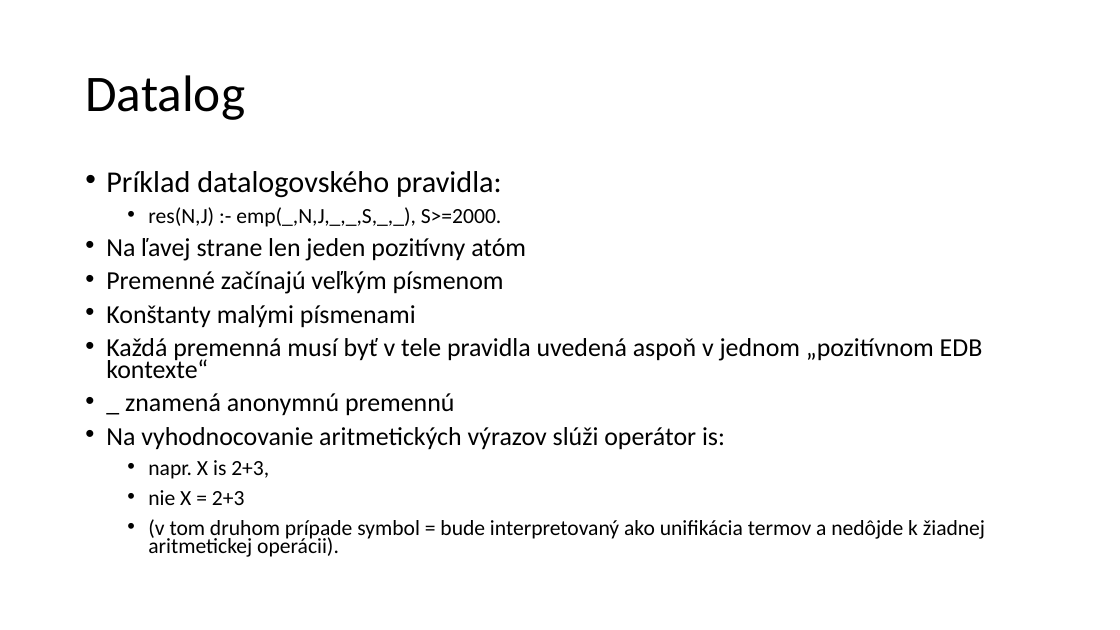
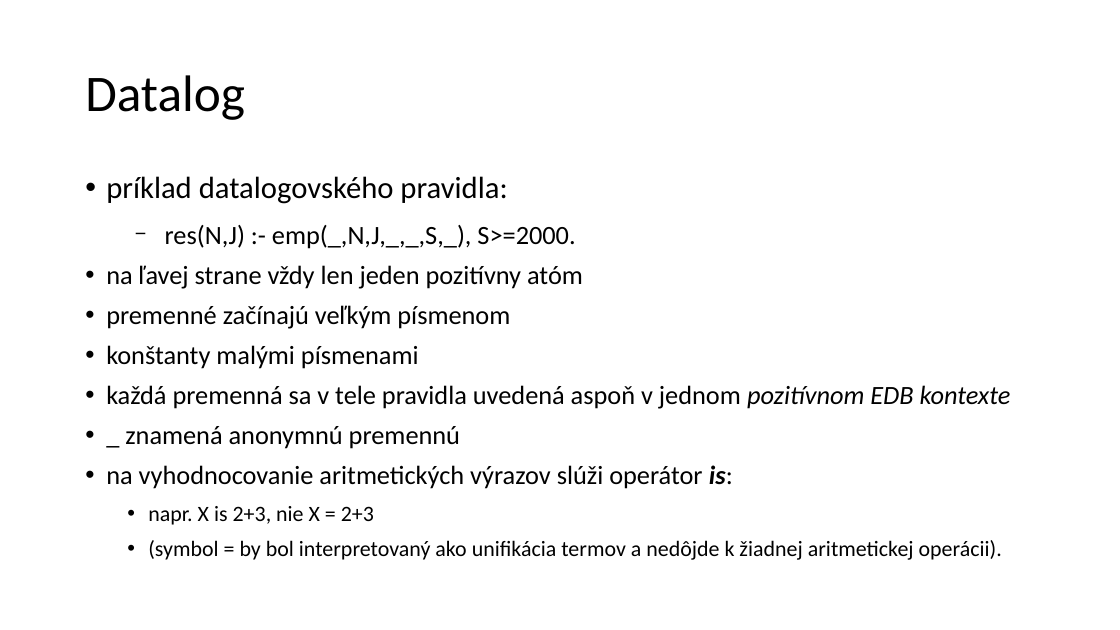
Before and after one commit to janmazak/db_praktikum, a slide deck: slide 3 of materialy/02/datalog.pptx (slide 5 before the commit). Drawn at 1120x630 pixels with LibreOffice and Linux fonts; fonts in the diff are those of the drawing. Boxes give left, top, right and bottom in pixels: in the first picture for what was removed or moved away, otherwise in the second. Text is boxed around its words. In the diff, an @@ line names an element or a change of style, - is before the commit and + after.

```diff
--- a/materialy/02/datalog.pptx
+++ b/materialy/02/datalog.pptx
@@ text at [106,176,1011,409]: text changed; size 22.2 to 22.6 pt @@
-• Príklad datalogovského pravidla:
-    • res(N,J) :- emp(_,N,J,_,_,S,_,_), S>=2000.
-  • Na ľavej strane len jeden pozitívny atóm
-  • Premenné začínajú veľkým písmenom
-  • Konštanty malými písmenami
-  • Každá premenná musí byť v tele pravidla uvedená aspoň v jednom „pozitívnom EDB kontexte“
+• príklad datalogovského pravidla:
+  − res(N,J) :- emp(_,N,J,_,_,S,_), S>=2000.
+  • na ľavej strane vždy len jeden pozitívny atóm
+  • premenné začínajú veľkým písmenom
+  • konštanty malými písmenami
+  • každá premenná sa v tele pravidla uvedená aspoň v jednom pozitívnom EDB kontexte
@@ text at [125,426,460,449]: size 22.2 to 22.6 pt in "_ znamená anonymnú premennú"; line spacing 0.7 to 0.9 @@
@@ text at [106,465,1002,560]: text changed; size 18.5 to 18.8 pt @@
-  • Na vyhodnocovanie aritmetických výrazov slúži operátor is:
-    • napr. X is 2+3,
-    • nie X = 2+3
-    • (v tom druhom prípade symbol = bude interpretovaný ako unifikácia termov a nedôjde k žiadnej aritmetickej operácii).
+  • na vyhodnocovanie aritmetických výrazov slúži operátor is:
+    • napr. X is 2+3, nie X = 2+3
+    • (symbol = by bol interpretovaný ako unifikácia termov a nedôjde k žiadnej aritmetickej operácii).
```
Also in this commit, not shown: 5 other slides changed, 2 slides added, 4 slides removed, 22 other files.
